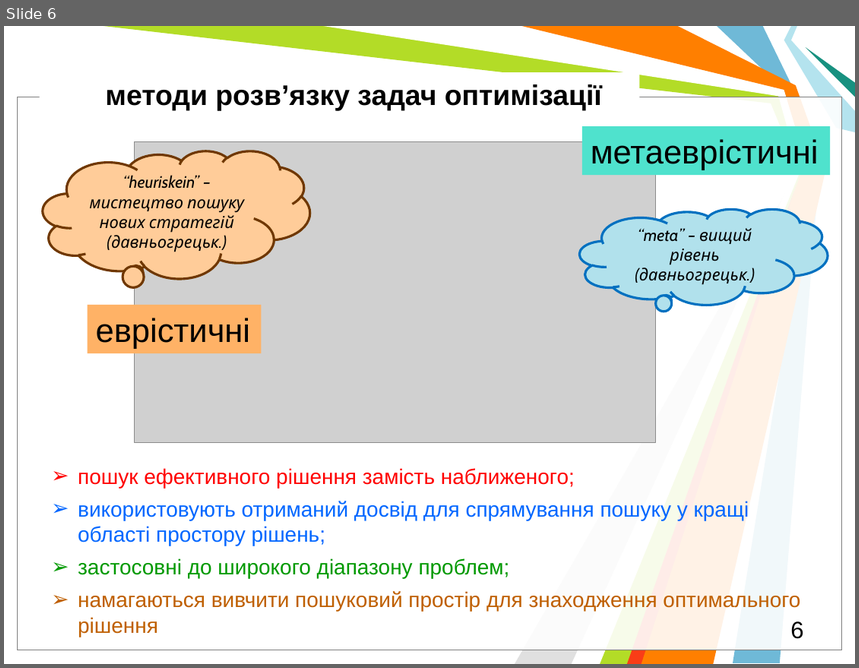
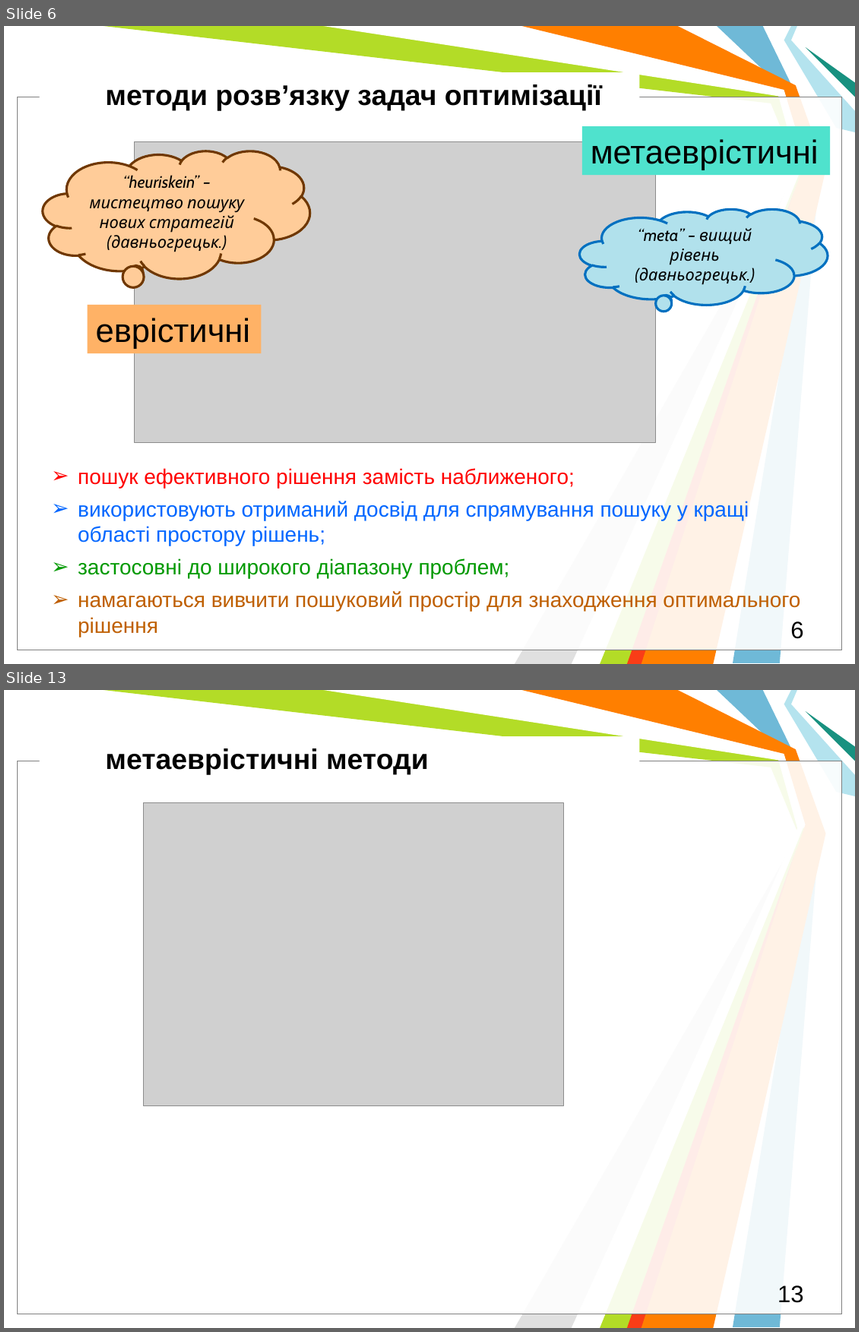
Before and after one commit to l432/NMK, a slide deck: Lecture/DAAD/DAAD_MetaH.pptm. Shown one above the other, each under a label of ours: slide 6 before the commit, slides 6 and 13 after it; the slides between them are not shown. The pictures are 859x668 and 859x1332 pixels, drawn with LibreOffice and Linux fonts; fonts in the diff are those of the drawing; grey boxes stand for pictures; background and template pictures are left out. Boxes give left, top, right and bottom in pixels: in the first picture for what was removed or moved away, otherwise in the second. Text is boxed around its words. In the diff, an @@ line names an element or a change of style, - is before the commit and + after.

```diff
--- a/Lecture/DAAD/DAAD_MetaH.pptm
+++ b/Lecture/DAAD/DAAD_MetaH.pptm
@@ slide 13 added at [4, 690, 855, 1328], background #FFFFFF; not listed: 11 template elements that a slide beside it also shows @@
@@ text added at [105, 749, 429, 774], 24 pt, text #000000, bold @@
+метаеврістичні методи
@@ picture added at [144, 803, 564, 1106] @@
@@ page number added at [778, 1286, 804, 1303], 20 pt, text #000000 @@
+13
```
Also in this commit, not shown: 2 slides changed, 6 other slides added, 2 slides removed, 3 other files.
